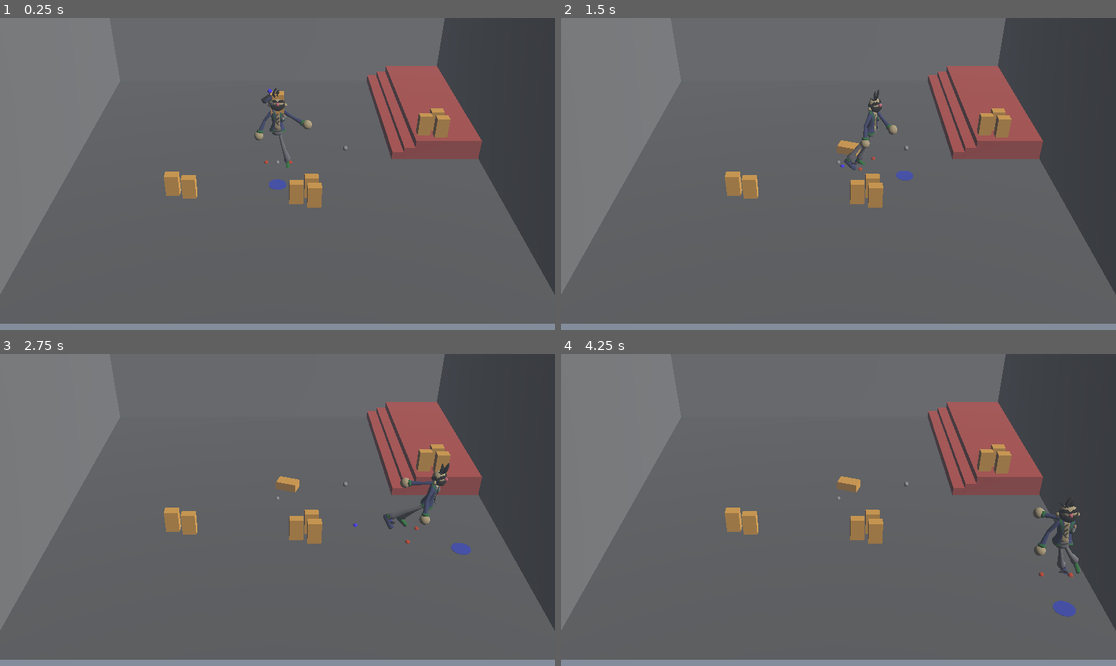
Above: before the commit, frames 1-4 (two rows, left to right).
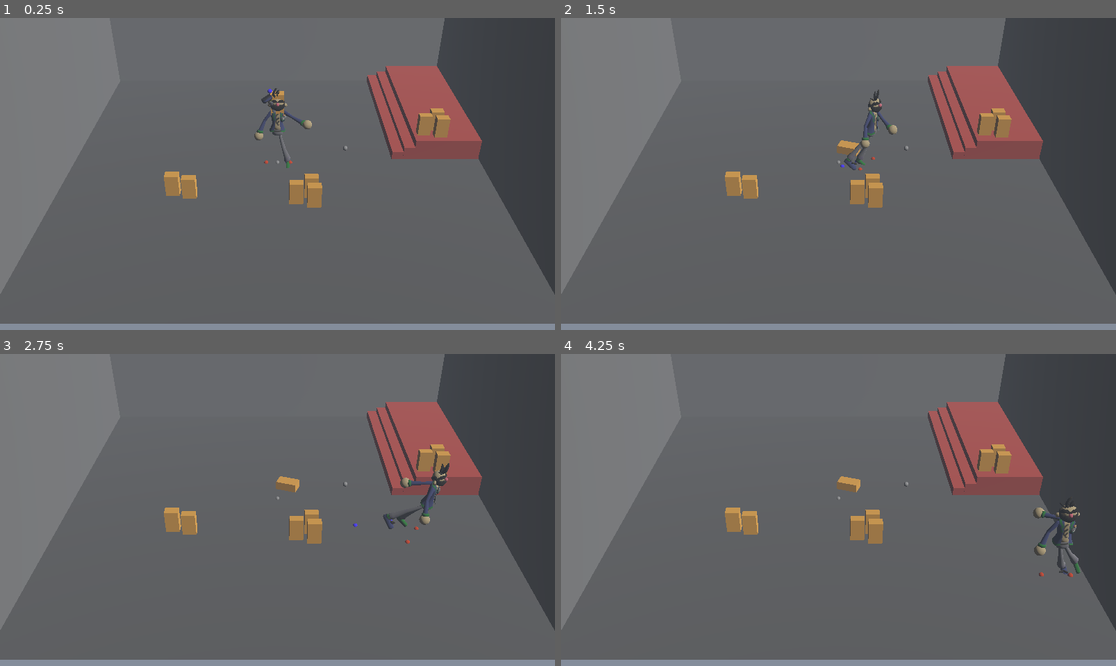
Above: after the commit, the same moments.

Repository: JulienKaspar/godot-wild-jam-88
Game: Godot game, scene res://Levels/Gyms/lvl_player_parkour.tscn
Two runs of this game, one before a commit and one after it. Both use one fixed random seed, a clock stepped at 60 frames per second and the inputs below.
Inputs:
- Up to frame 1 (0.25 s): no input
- Up to frame 2 (1.5 s): hold D (move_right) 0.53-1.28 s; hold S (move_back) from 1.28 s (still down)
- Up to frame 3 (2.75 s): release S (move_back) at 2.03 s; hold D (move_right) from 2.03 s (still down)
- Up to frame 4 (4.25 s): release D (move_right) at 2.78 s; hold W (move_forward) 2.78-3.53 s; hold A (move_left) from 3.53 s (still down)

The runs differ from the first frame. In frame 1, less than 0.1% of the frame differs, in the area x 48-52%, y 51-56%; in frame 2, less than 0.1%; in frame 3, 0.1%; in frame 4, 0.2%, in the area x 88-93%, y 79-85%.

Commit message:
added more controls and debug drawtoggles

Diff:
--- a/Characters/Player/logic/player_movement.gd
+++ b/Characters/Player/logic/player_movement.gd
@@ -2,12 +2,12 @@
 
 #----------------Settings-----------------------
 
-static var move_force_multiplier = 100.0
-static var player_input_strength = 1.0
-static var player_turn_speed = 2.0
+static var move_force_multiplier = 100.0 # phys impulse scale
+static var player_input_strength = 1.0 # how much player has control
+static var player_turn_speed = 2.0 # how fast character should turn
 static var drunk_input_strength = 1.0
-static var drunk_chaos_speed = 1.0
-static var drunk_chaos_strength = 0.2
+static var drunk_chaos_speed = 1.0 # how fast drunk changes direction
+static var drunk_chaos_strength = 0.2 # how strong is drunk input
 static var drunk_fall_factor = 4.0 #how fast the falling will escalate
 
 #----------------State-----------------------
@@ -17,6 +17,9 @@
 var player_move_dir = Vector2(0,0)
 var player_speed = 0.0
 var player_facing_dir = Vector2(0,1.0)
+
+var grabbingL = false
+var grabbingR = false
 
 #----------------Utility-------
 
--- a/Characters/Player/player_controller.tscn
+++ b/Characters/Player/player_controller.tscn
@@ -1,6 +1,55 @@
-[gd_scene load_steps=15 format=3 uid="uid://cx2qst5txs1af"]
+[gd_scene load_steps=16 format=3 uid="uid://cx2qst5txs1af"]
 
 [ext_resource type="Script" uid="uid://cdppyptuftkiw" path="res://Characters/Player/logic/player_movement.gd" id="1_oj1ta"]
+
+[sub_resource type="GDScript" id="GDScript_jkj6u"]
+resource_name = "movcon_settings"
+script/source = "extends Node3D
+
+@export var DebugDraw = true
+
+var helpers = []
+
+# Called when the node enters the scene tree for the first time.
+func toggleDebugDraw() -> void:
+	if DebugDraw:
+		hideelpers()
+	else:
+		showHelpers()
+
+func showHelpers() -> void:
+	DebugDraw = true
+	for helper in helpers:
+		helper.show()
+
+func hideelpers() -> void:
+	DebugDraw = false
+	for helper in helpers:
+		helper.hide()
+
+func _ready() -> void:
+	helpers = [
+		$RigidBally3D/helper_ball,
+		$RigidBally3D/upper_body_pivot/helper_Body,
+		$RigidBally3D/upper_body_pivot/helper_BodyDir,
+		$RigidBally3D/up_aligned/helper_leaning,
+		$RigidBally3D/up_aligned/helper_drunk_dir,
+		$RigidBally3D/up_aligned/helper_player_dir,
+		$RigidBally3D/up_aligned/helper_player_facing
+	]
+	if DebugDraw:
+		showHelpers()
+	else:
+		hideelpers()
+
+	pass # Replace with function body.
+
+# Called every frame. 'delta' is the elapsed time since the previous frame.
+func _process(delta: float) -> void:
+	if Input.is_action_just_pressed(\"debug_DrawHelpers\"):
+		toggleDebugDraw()
+	pass
+"
 
 [sub_resource type="SphereShape3D" id="SphereShape3D_056gf"]
 margin = 0.0
@@ -53,6 +102,8 @@
 albedo_color = Color(0, 0.1882353, 0.9098039, 0.59607846)
 
 [node name="PlayerController" type="Node3D"]
+script = SubResource("GDScript_jkj6u")
+DebugDraw = false
 
 [node name="RigidBally3D" type="RigidBody3D" parent="."]
 transform = Transform3D(1, 0, 0, 0, 1, 0, 0, 0, 1, 0, 0.251, 0)
@@ -62,23 +113,20 @@
 [node name="CollisionShape3D" type="CollisionShape3D" parent="RigidBally3D"]
 shape = SubResource("SphereShape3D_056gf")
 
-[node name="MeshInstance3D" type="MeshInstance3D" parent="RigidBally3D"]
+[node name="helper_ball" type="MeshInstance3D" parent="RigidBally3D"]
 transform = Transform3D(0.52, 0, 0, 0, 0.52, 0, 0, 0, 0.52, 0, 0, 0)
-visible = false
 material_override = SubResource("StandardMaterial3D_056gf")
 mesh = SubResource("SphereMesh_jkj6u")
 
 [node name="upper_body_pivot" type="Node3D" parent="RigidBally3D"]
 unique_name_in_owner = true
 
-[node name="MeshInstance3D" type="MeshInstance3D" parent="RigidBally3D/upper_body_pivot"]
+[node name="helper_Body" type="MeshInstance3D" parent="RigidBally3D/upper_body_pivot"]
 transform = Transform3D(1, 0, 0, 0, 1, 0, 0, 0, 1, 0, 0.7315148, 0)
-visible = false
 mesh = SubResource("CapsuleMesh_jkj6u")
 
-[node name="MeshInstance3D2" type="MeshInstance3D" parent="RigidBally3D/upper_body_pivot"]
+[node name="helper_BodyDir" type="MeshInstance3D" parent="RigidBally3D/upper_body_pivot"]
 transform = Transform3D(1, 0, 0, 0, -4.371139e-08, -1, 0, 1, -4.371139e-08, 0, -0.15997481, 0.047753245)
-visible = false
 mesh = SubResource("PrismMesh_jkj6u")
 surface_material_override/0 = SubResource("StandardMaterial3D_t5fyq")
 
--- a/project.godot
+++ b/project.godot
@@ -41,6 +41,50 @@
 , Object(InputEventJoypadMotion,"resource_local_to_scene":false,"resource_name":"","device":-1,"axis":1,"axis_value":1.0,"script":null)
 ]
 }
+grab_left={
+"deadzone": 0.2,
+"events": [Object(InputEventKey,"resource_local_to_scene":false,"resource_name":"","device":-1,"window_id":0,"alt_pressed":false,"shift_pressed":false,"ctrl_pressed":false,"meta_pressed":false,"pressed":false,"keycode":0,"physical_keycode":78,"key_label":0,"unicode":110,"location":0,"echo":false,"script":null)
+, Object(InputEventJoypadButton,"resource_local_to_scene":false,"resource_name":"","device":-1,"button_index":9,"pressure":0.0,"pressed":false,"script":null)
+, Object(InputEventJoypadMotion,"resource_local_to_scene":false,"resource_name":"","device":-1,"axis":4,"axis_value":1.0,"script":null)
+]
+}
+grab_right={
+"deadzone": 0.2,
+"events": [Object(InputEventKey,"resource_local_to_scene":false,"resource_name":"","device":-1,"window_id":0,"alt_pressed":false,"shift_pressed":false,"ctrl_pressed":false,"meta_pressed":false,"pressed":false,"keycode":0,"physical_keycode":77,"key_label":0,"unicode":109,"location":0,"echo":false,"script":null)
+, Object(InputEventJoypadButton,"resource_local_to_scene":false,"resource_name":"","device":-1,"button_index":10,"pressure":0.0,"pressed":false,"script":null)
+, Object(InputEventJoypadMotion,"resource_local_to_scene":false,"resource_name":"","device":-1,"axis":5,"axis_value":1.0,"script":null)
+]
+}
+roll={
+"deadzone": 0.2,
+"events": [Object(InputEventKey,"resource_local_to_scene":false,"resource_name":"","device":-1,"window_id":0,"alt_pressed":false,"shift_pressed":false,"ctrl_pressed":false,"meta_pressed":false,"pressed":false,"keycode":0,"physical_keycode":32,"key_label":0,"unicode":32,"location":0,"echo":false,"script":null)
+, Object(InputEventJoypadButton,"resource_local_to_scene":false,"resource_name":"","device":-1,"button_index":0,"pressure":0.0,"pressed":false,"script":null)
+]
+}
+debug_DrawHelpers={
+"deadzone": 0.2,
+"events": [Object(InputEventKey,"resource_local_to_scene":false,"resource_name":"","device":-1,"window_id":0,"alt_pressed":false,"shift_pressed":false,"ctrl_pressed":false,"meta_pressed":false,"pressed":false,"keycode":0,"physical_keycode":49,"key_label":0,"unicode":49,"location":0,"echo":false,"script":null)
+, Object(InputEventJoypadButton,"resource_local_to_scene":false,"resource_name":"","device":-1,"button_index":11,"pressure":0.0,"pressed":false,"script":null)
+]
+}
+debug_DrawIK={
+"deadzone": 0.2,
+"events": [Object(InputEventKey,"resource_local_to_scene":false,"resource_name":"","device":-1,"window_id":0,"alt_pressed":false,"shift_pressed":false,"ctrl_pressed":false,"meta_pressed":false,"pressed":false,"keycode":0,"physical_keycode":50,"key_label":0,"unicode":50,"location":0,"echo":false,"script":null)
+, Object(InputEventJoypadButton,"resource_local_to_scene":false,"resource_name":"","device":-1,"button_index":13,"pressure":0.0,"pressed":false,"script":null)
+]
+}
+debug_drawStats={
+"deadzone": 0.2,
+"events": [Object(InputEventKey,"resource_local_to_scene":false,"resource_name":"","device":-1,"window_id":0,"alt_pressed":false,"shift_pressed":false,"ctrl_pressed":false,"meta_pressed":false,"pressed":false,"keycode":0,"physical_keycode":51,"key_label":0,"unicode":51,"location":0,"echo":false,"script":null)
+, Object(InputEventJoypadButton,"resource_local_to_scene":false,"resource_name":"","device":-1,"button_index":14,"pressure":0.0,"pressed":false,"script":null)
+]
+}
+debug_drawSomething={
+"deadzone": 0.2,
+"events": [Object(InputEventKey,"resource_local_to_scene":false,"resource_name":"","device":-1,"window_id":0,"alt_pressed":false,"shift_pressed":false,"ctrl_pressed":false,"meta_pressed":false,"pressed":false,"keycode":0,"physical_keycode":52,"key_label":0,"unicode":52,"location":0,"echo":false,"script":null)
+, Object(InputEventJoypadButton,"resource_local_to_scene":false,"resource_name":"","device":-1,"button_index":12,"pressure":0.0,"pressed":false,"script":null)
+]
+}
 
 [physics]
 
